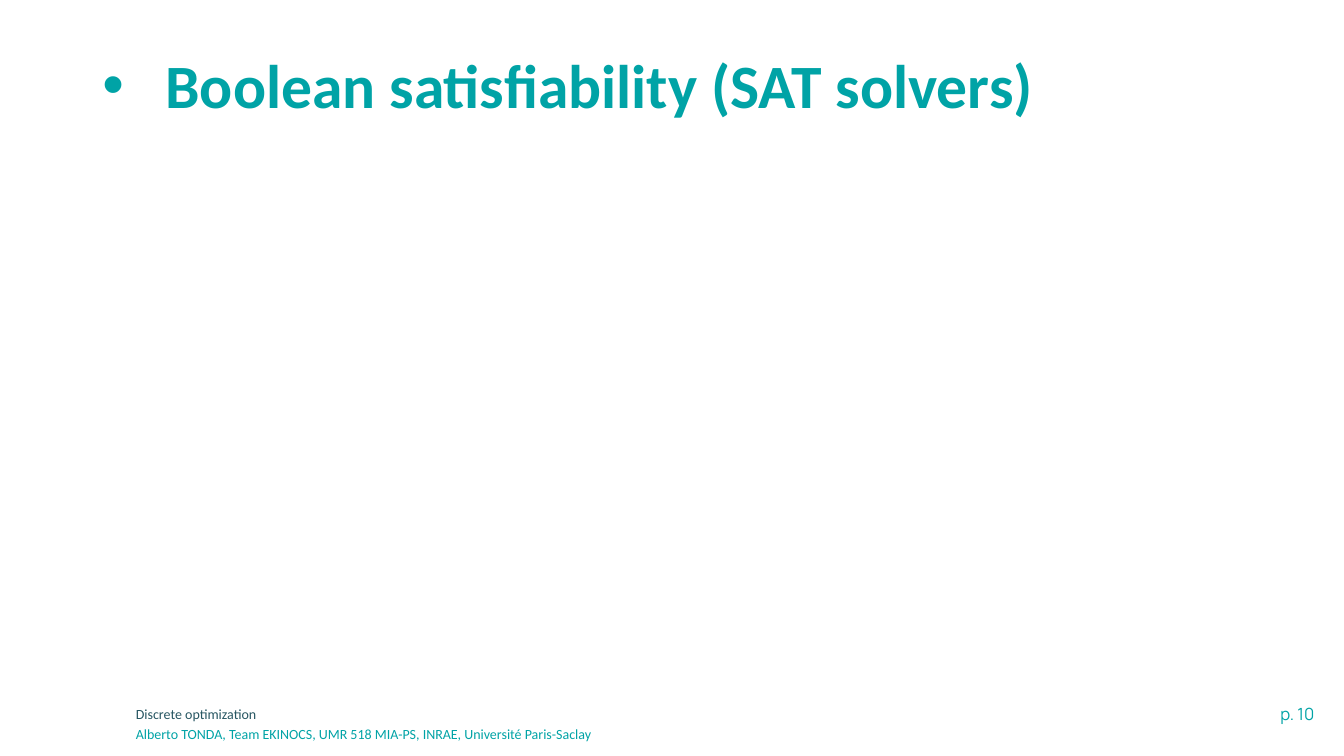
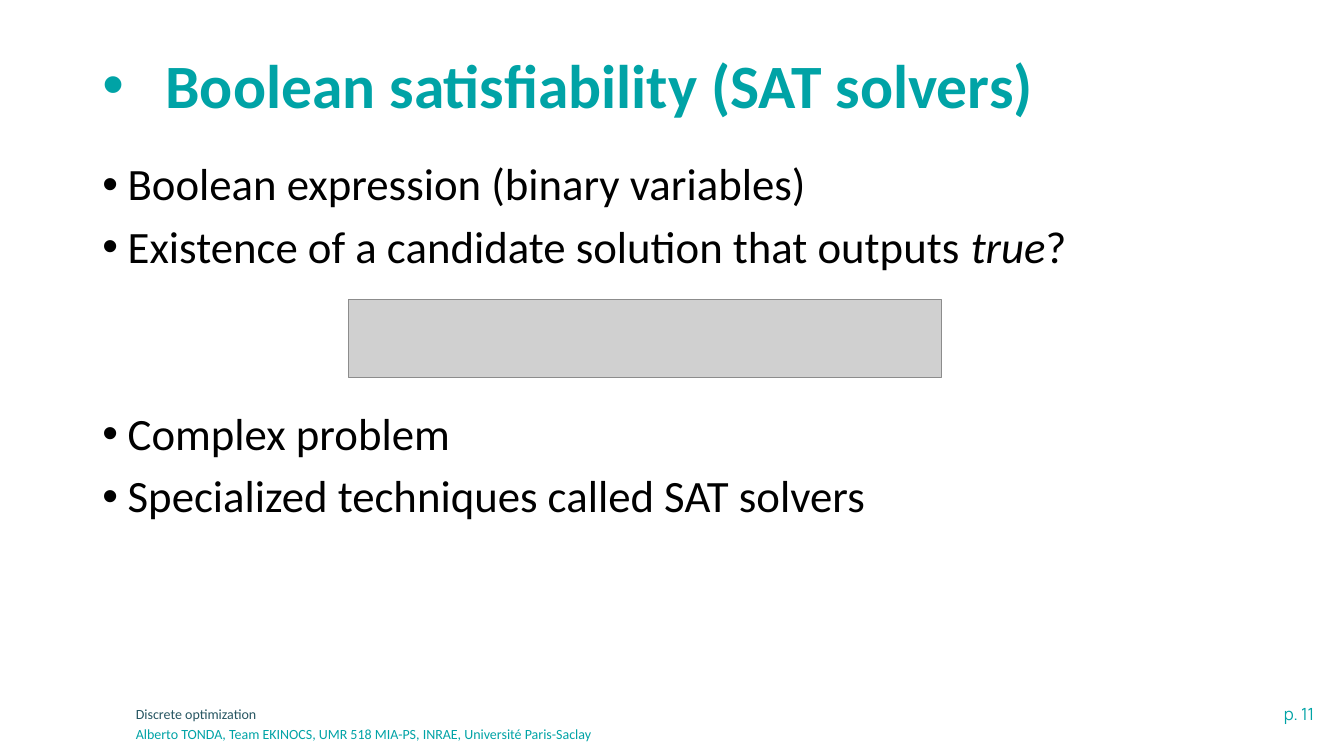
Before and after one commit to albertotonda/teaching, a slide deck: slide 11 of optimization-methods-for-artificial-intelligence/optimization-discrete.pptx (slide 10 before the commit). Drawn at 1344x756 pixels with LibreOffice and Linux fonts; fonts in the diff are those of the drawing; grey boxes stand for pictures; background and template pictures are left out. Boxes give left, top, right and bottom in pixels: in the first picture for what was removed or moved away, otherwise in the second. Text is boxed around its words. In the diff, an @@ line names an element or a change of style, - is before the commit and + after.

```diff
--- a/optimization-methods-for-artificial-intelligence/optimization-discrete.pptx
+++ b/optimization-methods-for-artificial-intelligence/optimization-discrete.pptx
@@ text added at [128,167,1067,520], 32 pt, text #000000 @@
+• Boolean expression (binary variables)
+• Existence of a candidate solution that outputs true?
+• Complex problem
+• Specialized techniques called SAT solvers
@@ picture added at [349,299,942,378] @@
@@ page number at [1284,708,1314,724]: text changed @@
-p. 10
+p. 11
```
Also in this commit, not shown: 3 other slides changed, 1 slide added, 1 slide removed, 4 other files.
